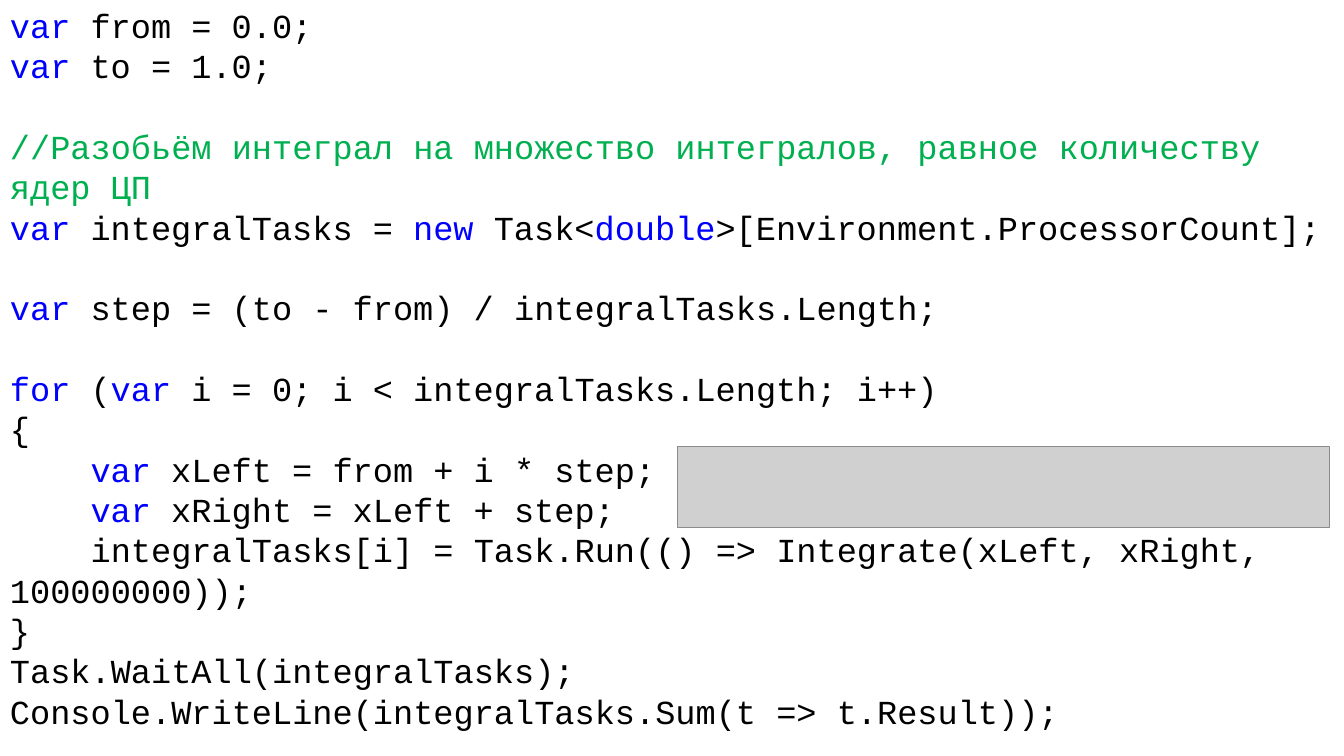
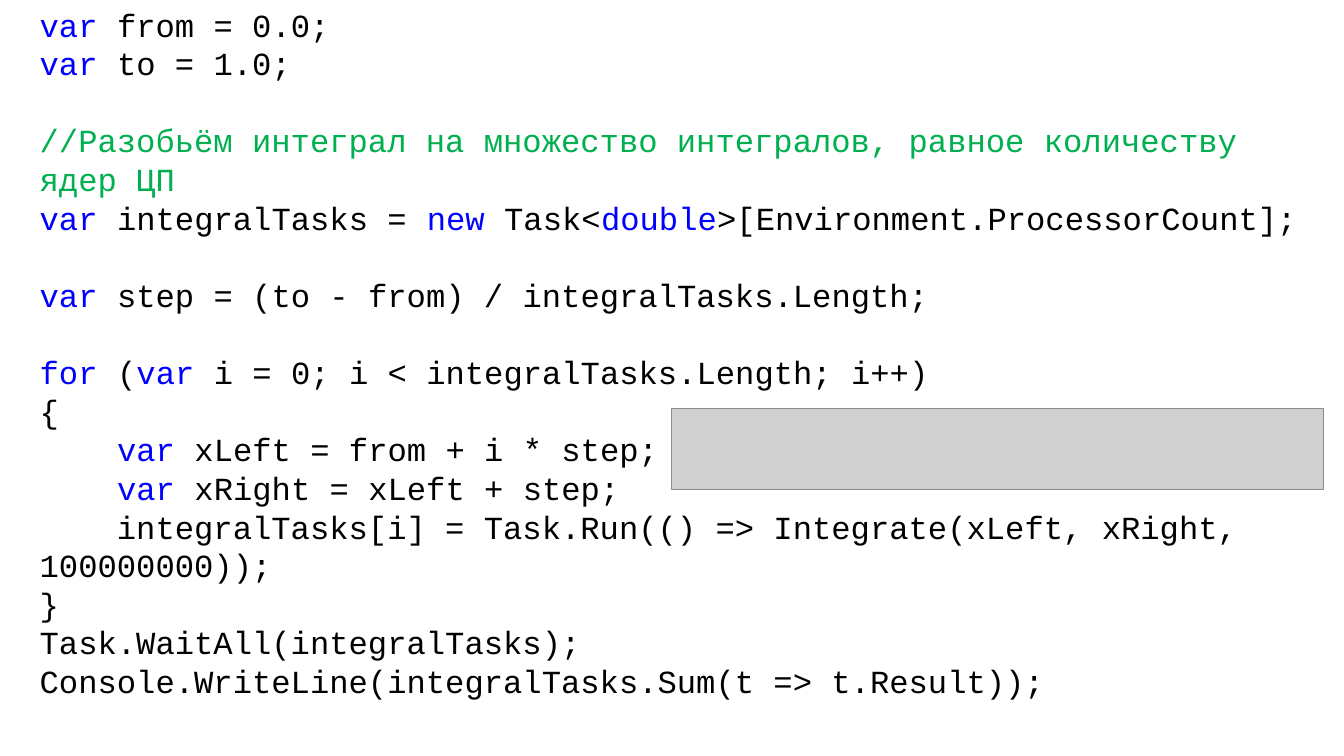
Before and after one commit to DaniilKlyukin/OOP-4, a slide deck: slide 28 of Лекции/ООП 1 лек 5.pptx (slide 24 before the commit). Drawn at 1344x756 pixels with LibreOffice and Linux fonts; fonts in the diff are those of the drawing; grey boxes stand for pictures. Boxes give left, top, right and bottom in pixels: in the first picture for what was removed or moved away, otherwise in the second. Text is boxed around its words. In the diff, an @@ line names an element or a change of style, - is before the commit and + after.

```diff
--- a/Лекции/ООП 1 лек 5.pptx
+++ b/Лекции/ООП 1 лек 5.pptx
@@ text "var from = 0.0;" at (x1=40, y1=13, x2=1296, y2=700): size 24 to 23 pt @@
@@ picture moved from (x1=678, y1=447, x2=1330, y2=527) to (x1=673, y1=408, x2=1325, y2=489) @@
```
Also in this commit, not shown: 21 other slides changed, 6 slides added, 3 other files.
